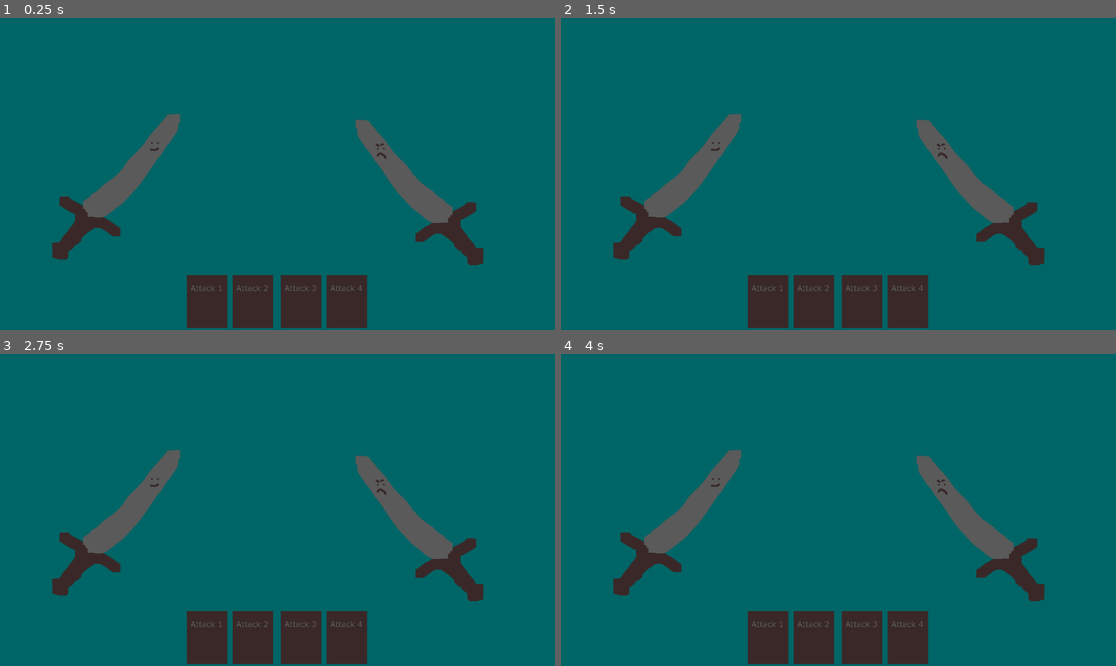
Above: before the commit, frames 1-4 (two rows, left to right).
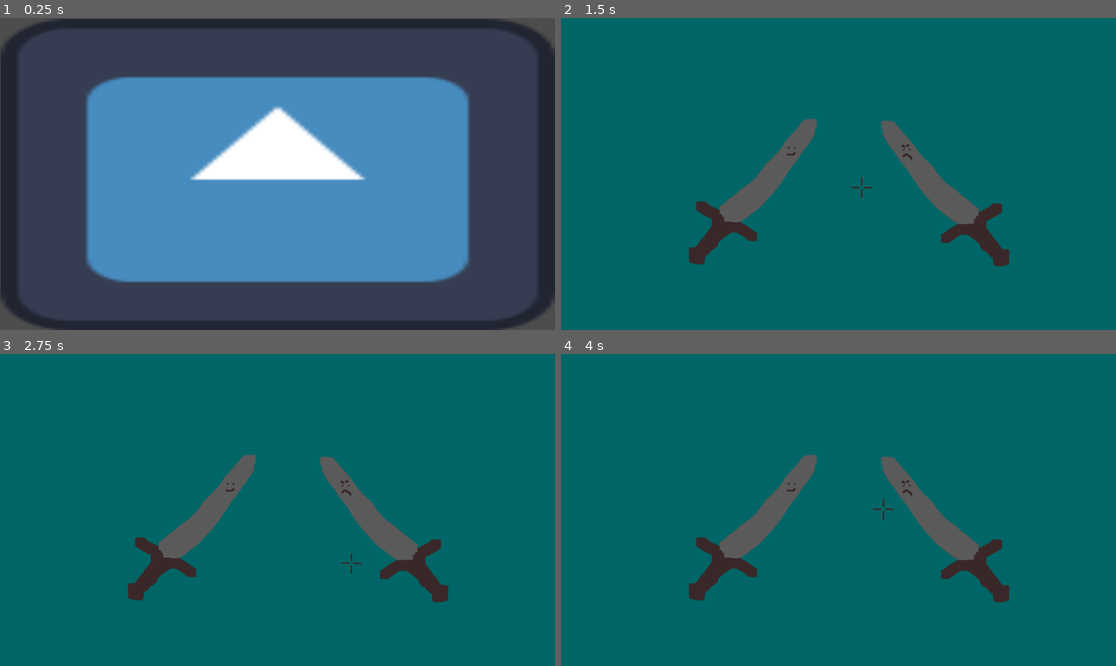
Above: after the commit, the same moments.

Repository: JamsterMan/Game-Jam-PS-16
Game: Godot game, scene res://Scenes/GameScene.tscn
Two runs of this game, one before a commit and one after it. Both use one fixed random seed, a clock stepped at 60 frames per second and the inputs below. The engine's default icon, where the game draws it, is replaced by a stand-in: a white triangle on a blue panel in a dark square.
Inputs:
- Up to frame 1 (0.25 s): no input
- Up to frame 2 (1.5 s): tap Enter at 0.5 s; hold Right (move_right, bound only after the commit) 0.53-1.28 s; hold Down (move_down, bound only after the commit) from 1.28 s (still down)
- Up to frame 3 (2.75 s): tap Space at 2 s; release Down (move_down, bound only after the commit) at 2.03 s; hold Right (move_right, bound only after the commit) from 2.03 s (still down)
- Up to frame 4 (4 s): tap Enter at 2.75 s; release Right (move_right, bound only after the commit) at 2.78 s; hold Up (move_up, bound only after the commit) 2.78-3.53 s; tap Space at 3.5 s; hold Left (move_left, bound only after the commit) from 3.53 s (still down)

The runs differ from the first frame. In frame 1, 100% of the frame differs, in the area x 0-100%, y 0-100%; in frame 2, 15%; in frame 3, 15%; in frame 4, 15%.

Commit message:
started mini game timings

Diff:
--- a/gamejam-ps16/Scenes/GameScene.tscn
+++ b/gamejam-ps16/Scenes/GameScene.tscn
@@ -1,23 +1,60 @@
 [gd_scene load_steps=8 format=3 uid="uid://cfu28pq6wuky7"]
 
 [ext_resource type="Texture2D" uid="uid://c8a7udy6go8yv" path="res://Sprites/Player.png" id="1_dshne"]
+[ext_resource type="Script" path="res://Scripts/mini_game_controller.gd" id="1_pg6cp"]
 [ext_resource type="Texture2D" uid="uid://dhhx8mjg6g4y7" path="res://icon.svg" id="1_yf4bn"]
 [ext_resource type="Texture2D" uid="uid://cef2hiojxmf1k" path="res://Sprites/Enemy.png" id="2_mstul"]
-[ext_resource type="Texture2D" uid="uid://drcf2ml14nas3" path="res://Sprites/Card1.png" id="3_qcbf7"]
-[ext_resource type="Texture2D" uid="uid://ck70nmlw3c3ur" path="res://Sprites/Card2.png" id="4_gx2rc"]
-[ext_resource type="Texture2D" uid="uid://spne1f7fpwx1" path="res://Sprites/Card3.png" id="5_2w3m2"]
-[ext_resource type="Texture2D" uid="uid://crxe7eax8ohmd" path="res://Sprites/Card4.png" id="6_7sirj"]
+[ext_resource type="Script" path="res://Scripts/MiniGame_info.gd" id="5_f6n46"]
+[ext_resource type="Script" path="res://Scripts/crosshair.gd" id="6_hvfib"]
+[ext_resource type="Texture2D" uid="uid://do26r2t7hfm2q" path="res://Sprites/crosshair.png" id="8_ofofj"]
 
 [node name="Node2D" type="Node2D"]
 
-[node name="Background_Colour" type="ColorRect" parent="."]
-offset_left = -614.0
-offset_top = -349.0
-offset_right = 598.0
-offset_bottom = 344.0
+[node name="Camera2D" type="Camera2D" parent="."]
+
+[node name="MiniGameController" type="Node2D" parent="."]
+script = ExtResource("1_pg6cp")
+
+[node name="Minigame_Info_Timer" type="Timer" parent="MiniGameController"]
+one_shot = true
+autostart = true
+script = ExtResource("5_f6n46")
+
+[node name="Minigame_Info" type="TextureRect" parent="MiniGameController/Minigame_Info_Timer"]
+offset_left = -575.0
+offset_top = -322.0
+offset_right = 576.0
+offset_bottom = 325.0
+texture = ExtResource("1_yf4bn")
+
+[node name="MiniGame" type="Node2D" parent="MiniGameController"]
+process_mode = 4
+visible = false
+position = Vector2(-614, -349)
+
+[node name="Minigame_Background" type="ColorRect" parent="MiniGameController/MiniGame"]
+offset_right = 1212.0
+offset_bottom = 693.0
 color = Color(0, 0.396549, 0.399054, 1)
 
-[node name="Background_Texture" type="TextureRect" parent="."]
+[node name="Player" type="Sprite2D" parent="MiniGameController/MiniGame"]
+position = Vector2(458, 342)
+scale = Vector2(0.5, 0.5)
+texture = ExtResource("1_dshne")
+
+[node name="Enemy" type="Sprite2D" parent="MiniGameController/MiniGame"]
+position = Vector2(814, 346)
+scale = Vector2(0.5, 0.5)
+texture = ExtResource("2_mstul")
+
+[node name="Crosshair" type="Sprite2D" parent="MiniGameController/MiniGame"]
+position = Vector2(615, 347)
+scale = Vector2(0.2, 0.2)
+texture = ExtResource("8_ofofj")
+script = ExtResource("6_hvfib")
+aim_speed = 150
+
+[node name="MiniGame_Win" type="TextureRect" parent="MiniGameController"]
 visible = false
 offset_left = -575.0
 offset_top = -322.0
@@ -25,34 +62,10 @@
 offset_bottom = 325.0
 texture = ExtResource("1_yf4bn")
 
-[node name="Camera2D" type="Camera2D" parent="."]
-
-[node name="Player" type="Sprite2D" parent="."]
-position = Vector2(-313, -17)
-scale = Vector2(0.5, 0.5)
-texture = ExtResource("1_dshne")
-
-[node name="Enemy" type="Sprite2D" parent="."]
-position = Vector2(273, -5)
-scale = Vector2(0.5, 0.5)
-texture = ExtResource("2_mstul")
-
-[node name="Card1" type="Sprite2D" parent="."]
-position = Vector2(-150, 240)
-scale = Vector2(0.2, 0.2)
-texture = ExtResource("3_qcbf7")
-
-[node name="Card2" type="Sprite2D" parent="."]
-position = Vector2(-55, 240)
-scale = Vector2(0.2, 0.2)
-texture = ExtResource("4_gx2rc")
-
-[node name="Card3" type="Sprite2D" parent="."]
-position = Vector2(45, 240)
-scale = Vector2(0.2, 0.2)
-texture = ExtResource("5_2w3m2")
-
-[node name="Card4" type="Sprite2D" parent="."]
-position = Vector2(140, 240)
-scale = Vector2(0.2, 0.2)
-texture = ExtResource("6_7sirj")
+[node name="MiniGame_Lose" type="TextureRect" parent="MiniGameController"]
+visible = false
+offset_left = -575.0
+offset_top = -322.0
+offset_right = 576.0
+offset_bottom = 325.0
+texture = ExtResource("1_yf4bn")
--- /dev/null
+++ b/gamejam-ps16/Scripts/MiniGame_info.gd
@@ -0,0 +1,8 @@
+extends Timer
+
+# Called when the node enters the scene tree for the first time.
+func _ready() -> void:
+	timeout.connect(get_parent()._minigame_info_timer_timeout)
+
+func _hide_info() -> void:
+	get_child(0).set_visible(false)
--- /dev/null
+++ b/gamejam-ps16/Scripts/crosshair.gd
@@ -0,0 +1,22 @@
+extends Sprite2D
+
+@export var aim_speed : int = 50
+
+# Called when the node enters the scene tree for the first time.
+func _ready() -> void:
+	pass # Replace with function body.
+
+
+# Called every frame. 'delta' is the elapsed time since the previous frame.
+func _process(delta: float) -> void:
+	var direction = Vector2.ZERO
+	if(Input.is_action_pressed("move_up")):
+		direction += Vector2.UP
+	if(Input.is_action_pressed("move_down")):
+		direction += Vector2.DOWN
+	if(Input.is_action_pressed("move_left")):
+		direction += Vector2.LEFT
+	if(Input.is_action_pressed("move_right")):
+		direction += Vector2.RIGHT
+
+	translate(aim_speed * direction * delta)
--- /dev/null
+++ b/gamejam-ps16/Scripts/mini_game_controller.gd
@@ -0,0 +1,19 @@
+extends Node2D
+
+func _minigame_info_timer_timeout():
+	print("Mini game start")
+	#hide info screen
+	get_child(0)._hide_info()
+	#show and activate minigame
+	get_child(1).set_visible(true)
+	get_child(1).set_process_mode(PROCESS_MODE_INHERIT)
+
+# Called when the node enters the scene tree for the first time.
+func _ready() -> void:
+	#set everything to chosen mini game?
+	pass # Replace with function body.
+
+
+# Called every frame. 'delta' is the elapsed time since the previous frame.
+func _process(delta: float) -> void:
+	pass
--- a/gamejam-ps16/project.godot
+++ b/gamejam-ps16/project.godot
@@ -14,3 +14,26 @@
 run/main_scene="res://Scenes/GameScene.tscn"
 config/features=PackedStringArray("4.3", "Forward Plus")
 config/icon="res://icon.svg"
+
+[input]
+
+move_up={
+"deadzone": 0.5,
+"events": [Object(InputEventKey,"resource_local_to_scene":false,"resource_name":"","device":-1,"window_id":0,"alt_pressed":false,"shift_pressed":false,"ctrl_pressed":false,"meta_pressed":false,"pressed":false,"keycode":0,"physical_keycode":4194320,"key_label":0,"unicode":0,"location":0,"echo":false,"script":null)
+]
+}
+move_down={
+"deadzone": 0.5,
+"events": [Object(InputEventKey,"resource_local_to_scene":false,"resource_name":"","device":-1,"window_id":0,"alt_pressed":false,"shift_pressed":false,"ctrl_pressed":false,"meta_pressed":false,"pressed":false,"keycode":0,"physical_keycode":4194322,"key_label":0,"unicode":0,"location":0,"echo":false,"script":null)
+]
+}
+move_right={
+"deadzone": 0.5,
+"events": [Object(InputEventKey,"resource_local_to_scene":false,"resource_name":"","device":-1,"window_id":0,"alt_pressed":false,"shift_pressed":false,"ctrl_pressed":false,"meta_pressed":false,"pressed":false,"keycode":0,"physical_keycode":4194321,"key_label":0,"unicode":0,"location":0,"echo":false,"script":null)
+]
+}
+move_left={
+"deadzone": 0.5,
+"events": [Object(InputEventKey,"resource_local_to_scene":false,"resource_name":"","device":-1,"window_id":0,"alt_pressed":false,"shift_pressed":false,"ctrl_pressed":false,"meta_pressed":false,"pressed":false,"keycode":0,"physical_keycode":4194319,"key_label":0,"unicode":0,"location":0,"echo":false,"script":null)
+]
+}
Binary file added: gamejam-ps16/Sprites/crosshair.png
Not shown, added: gamejam-ps16/Sprites/crosshair.png.import
